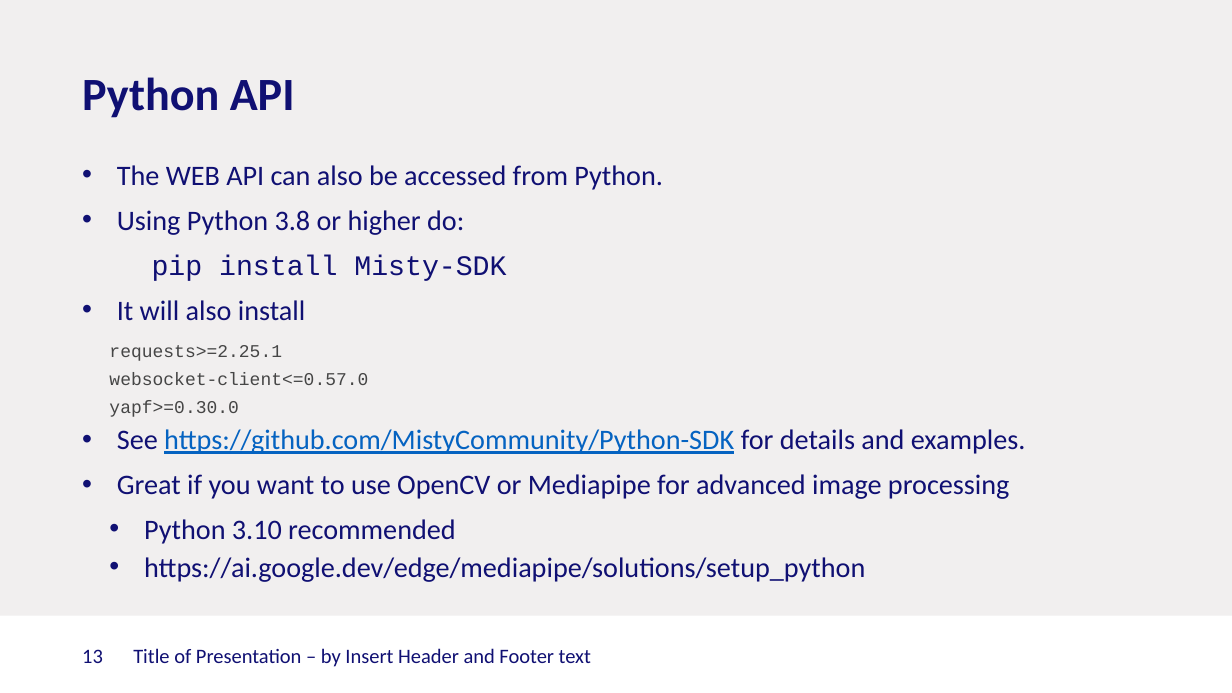
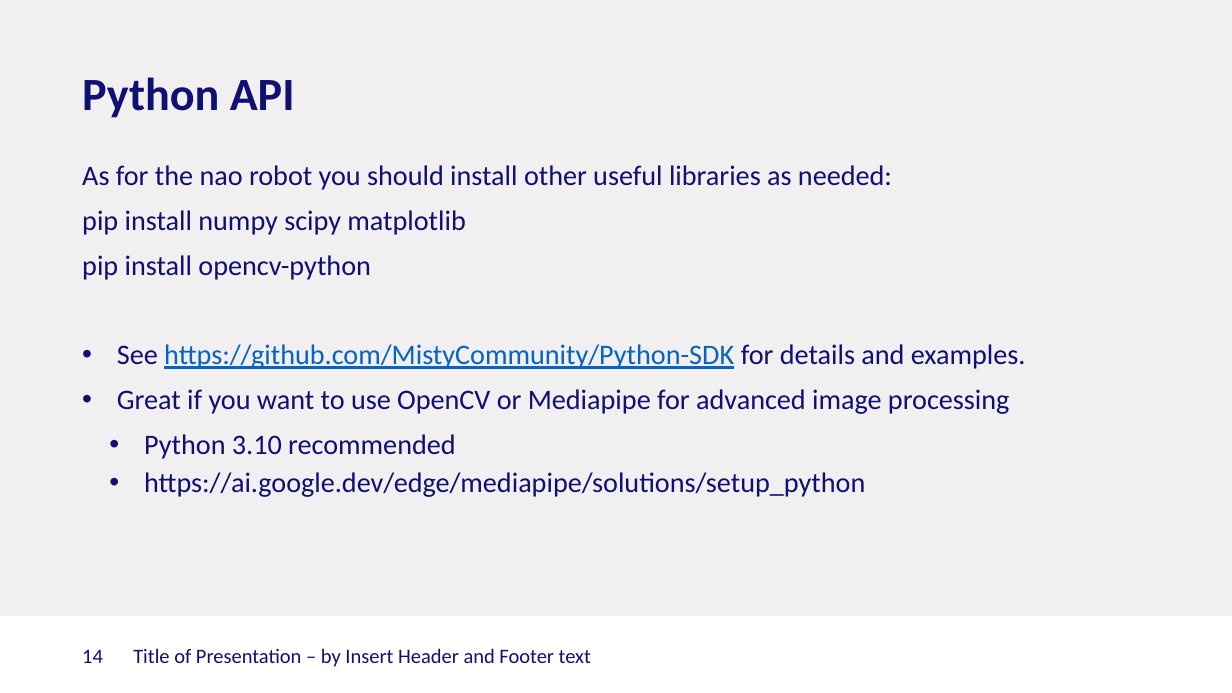
Before and after one commit to Rctue/nao-lib, a slide deck: slide 14 of Misty tutorial.pptx (slide 13 before the commit). Drawn at 1232x693 pixels with LibreOffice and Linux fonts; fonts in the diff are those of the drawing; background and template pictures are left out. Boxes give left, top, right and bottom in pixels: in the first picture for what was removed or moved away, otherwise in the second. Text is boxed around its words. In the diff, an @@ line names an element or a change of style, - is before the commit and + after.

```diff
--- a/Misty tutorial.pptx
+++ b/Misty tutorial.pptx
@@ text at (x1=82, y1=165, x2=892, y2=280): text changed @@
-• The WEB API can also be accessed from Python.
-• Using Python 3.8 or higher do:
-pip install Misty-SDK
-• It will also install
-      requests>=2.25.1
-      websocket-client<=0.57.0
-      yapf>=0.30.0
+As for the nao robot you should install other useful libraries as needed:
+pip install numpy scipy matplotlib
+pip install opencv-python
@@ page number at (x1=82, y1=649, x2=103, y2=663): text changed @@
-13
+14
```
Also in this commit, not shown: 1 slide added.
